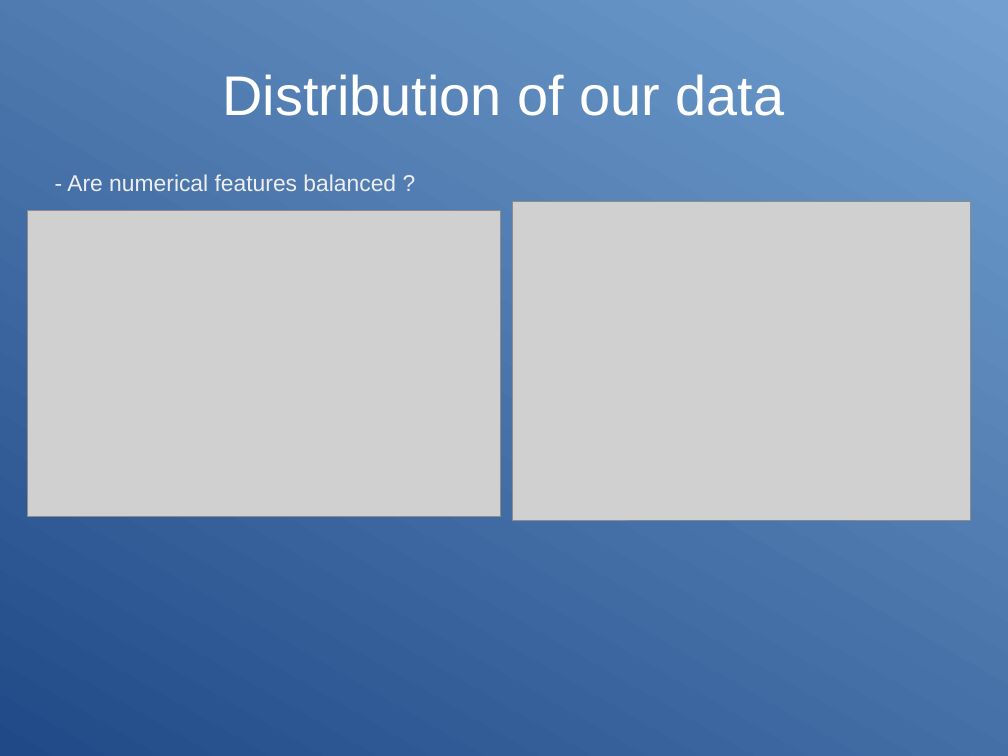
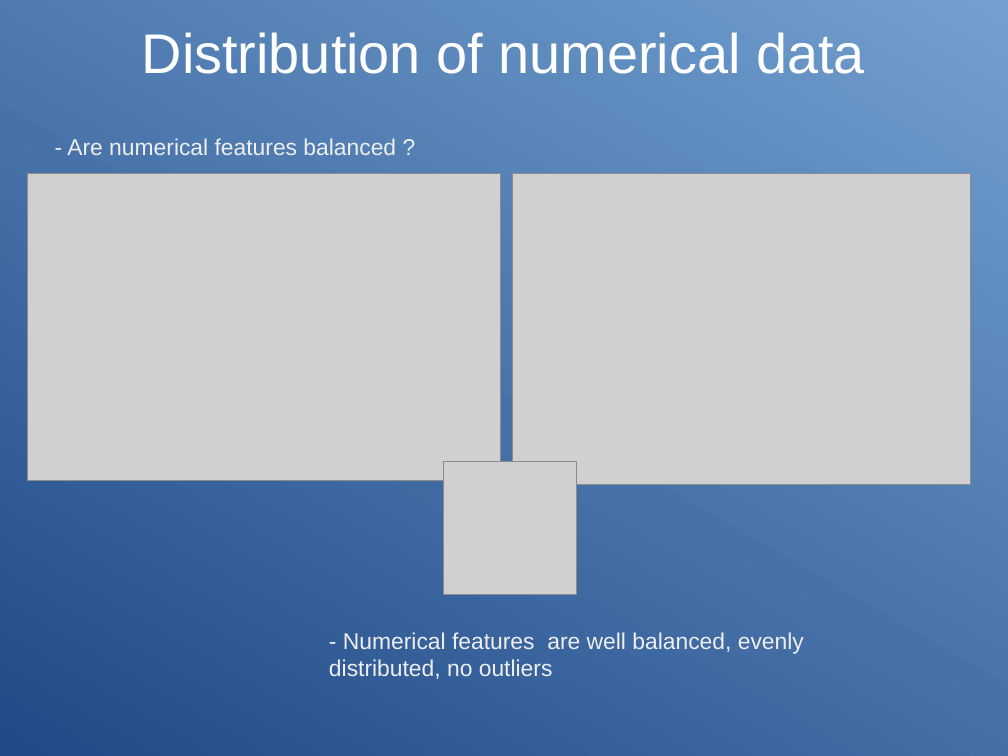
Before and after one commit to opsabarsec/mailings_response_prediction, a slide deck: slide 9 of documents/presentation.odp (slide 7 before the commit). Drawn at 1008x756 pixels with LibreOffice and Linux fonts; fonts in the diff are those of the drawing; grey boxes stand for pictures. Boxes give left, top, right and bottom in pixels: in the first picture for what was removed or moved away, otherwise in the second. Text is boxed around its words. In the diff, an @@ line names an element or a change of style, - is before the commit and + after.

```diff
--- a/documents/presentation.odp
+++ b/documents/presentation.odp
@@ title at (142, 32, 865, 74): text changed @@
-Distribution of our data
+Distribution of numerical data
@@ text "- Are numerical features balanced ...": place and size @@
-text "- Are numerical features balanced ..." at (67, 174, 396, 191)
+text "- Are numerical features balanced ..." at (67, 138, 396, 155)
@@ picture: place and size @@
-picture at (27, 210, 500, 517)
+picture at (27, 174, 500, 480)
@@ picture: place and size @@
-picture at (512, 201, 970, 520)
+picture at (512, 174, 970, 485)
@@ picture added at (444, 462, 576, 595) @@
@@ text added at (329, 632, 804, 679), 18 pt, text #EEEEEE @@
+- Numerical features are well balanced, evenly distributed, no outliers
```
Also in this commit, not shown: 4 other slides changed, 16 slides added, 12 slides removed, 9 other files.
